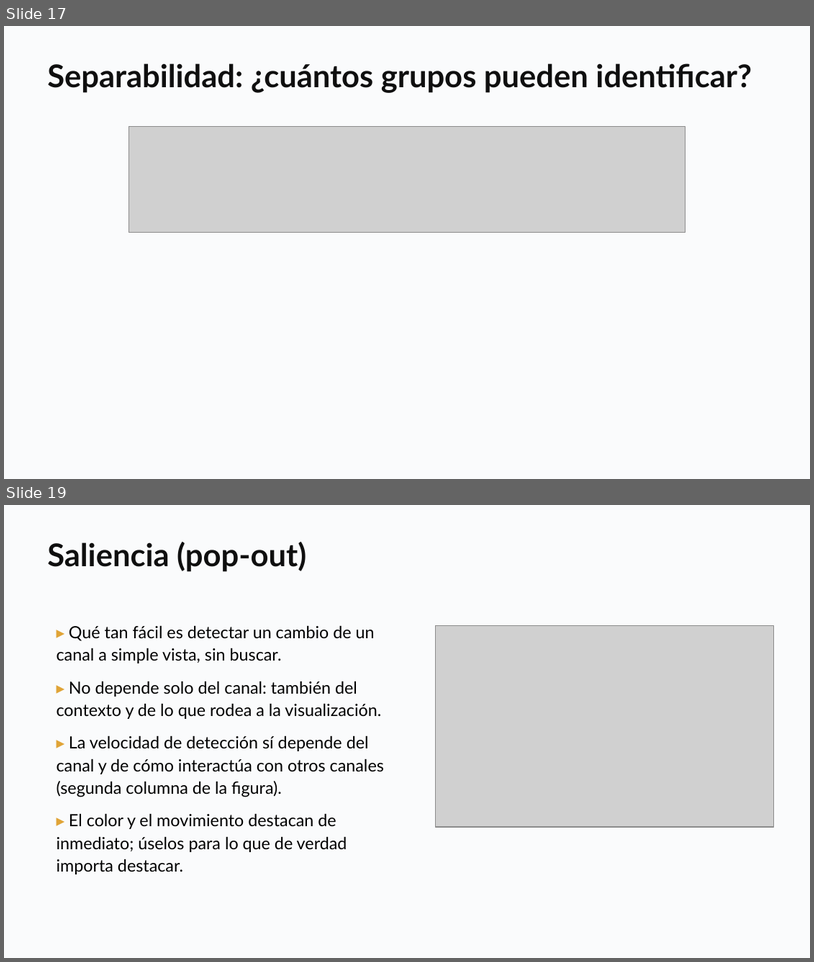
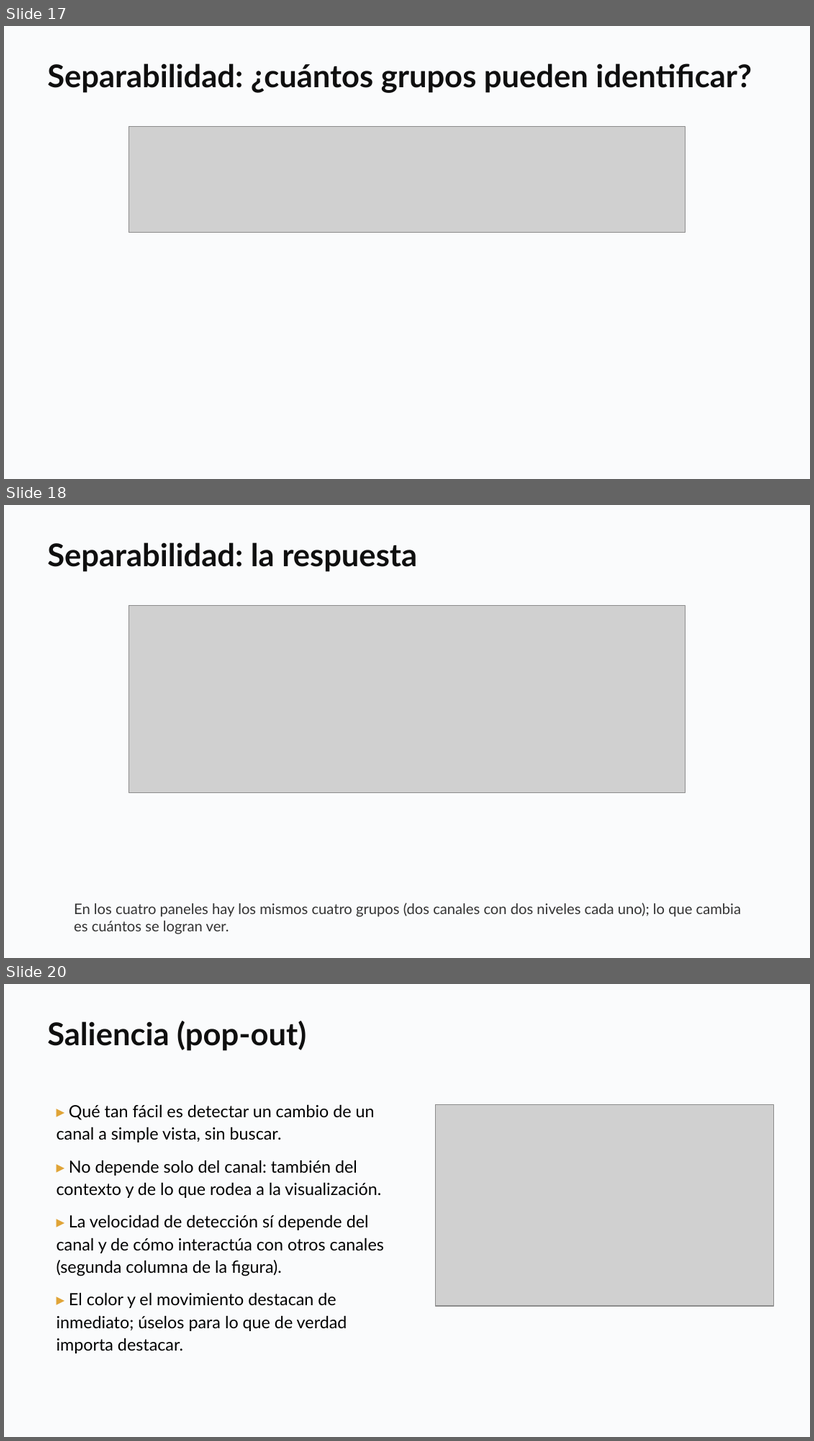
Before and after one commit to daniopitz/cienciadatos, a slide deck: presentaciones/clase03_visualizacion_eda.pptx. Shown one above the other, each under a label of ours: slides 17 and 19 before the commit, slides 17, 18 and 20 after it; the slides between them are not shown. The pictures are 814x962 and 814x1441 pixels, drawn with LibreOffice and Linux fonts; fonts in the diff are those of the drawing; grey boxes stand for pictures. Boxes give left, top, right and bottom in pixels: in the first picture for what was removed or moved away, otherwise in the second. Text is boxed around its words. In the diff, an @@ line names an element or a change of style, - is before the commit and + after.

```diff
--- a/presentaciones/clase03_visualizacion_eda.pptx
+++ b/presentaciones/clase03_visualizacion_eda.pptx
@@ slide 18 added at [4,505,810,958], background #FFFFFF @@
@@ rectangle added at [4,505,810,958], fill #FAFBFC @@
@@ text added at [47,542,417,572], 28 pt, text #0F0F0F, bold @@
+Separabilidad: la respuesta
@@ picture added at [129,606,685,793] @@
@@ text added at [74,902,741,934], 13 pt, text #333333 @@
+En los cuatro paneles hay los mismos cuatro grupos (dos canales con dos niveles cada uno); lo que cambia es cuántos se logran ver.
@@ what was slide 19 is now slide 20 @@
```
Also in this commit, not shown: 1 slide changed, 1 other file.
